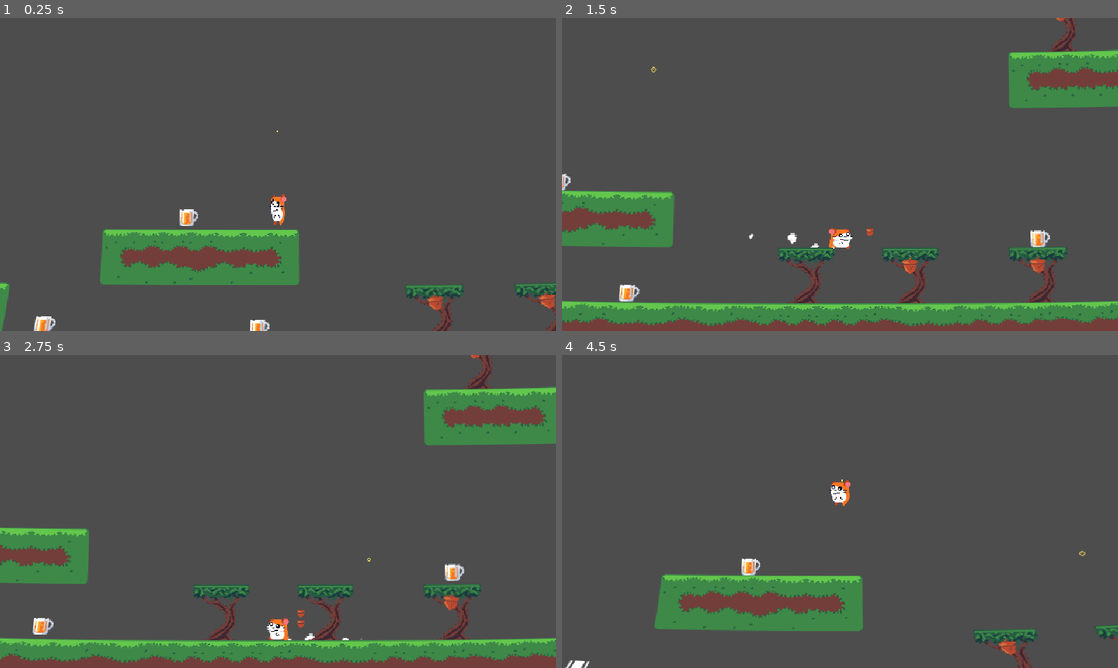
Above: before the commit, frames 1-4 (two rows, left to right).
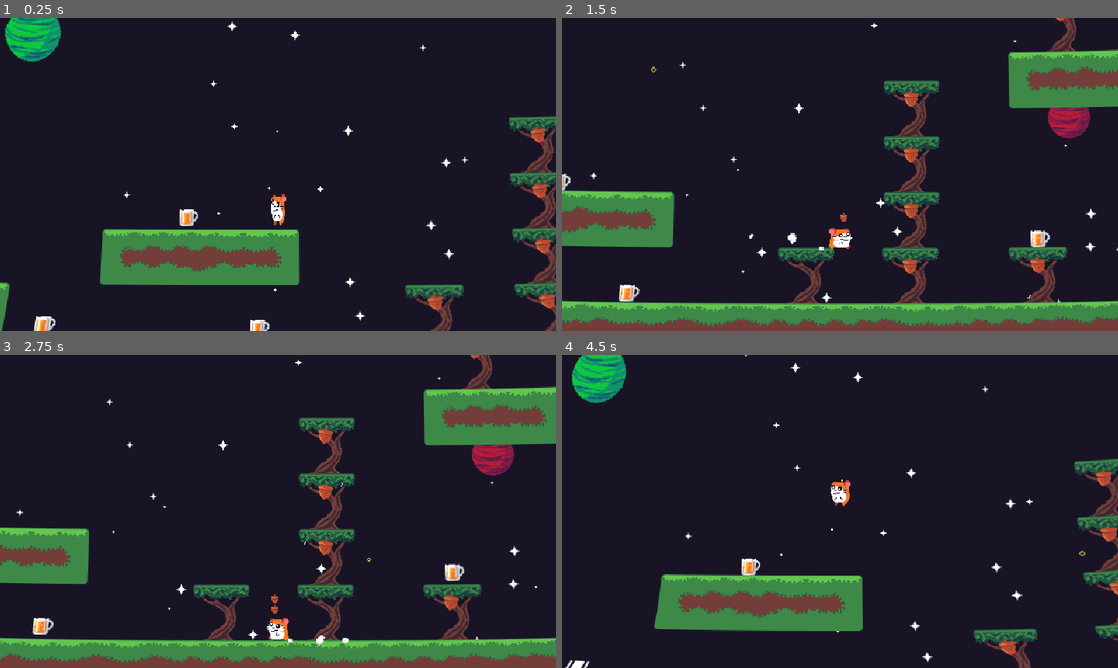
Above: after the commit, the same moments.

Repository: Codex112008/GMTK-2025-Game-Jam
Game: Godot game, scene res://Scenes/Game.tscn
Two runs of this game, one before a commit and one after it. Both use one fixed random seed, a clock stepped at 60 frames per second and the inputs below.
Inputs:
- Up to frame 1 (0.25 s): no input
- Up to frame 2 (1.5 s): hold D (right) from 0.53 s (still down); tap Space (jump) at 0.77 s
- Up to frame 3 (2.75 s): tap Space (jump) at 1.52 s; release D (right) at 2.03 s; hold A (left) from 2.03 s (still down)
- Up to frame 4 (4.5 s): release A (left) at 2.78 s; hold D (right) 2.78-4.28 s; tap Space (jump) at 3.02, 3.77 s; hold A (left) from 4.28 s (still down)

The runs differ from the first frame. In frame 1, 92% of the frame differs, in the area x 0-100%, y 0-100%; in frame 2, 81%; in frame 3, 81%; in frame 4, 92%.

Commit message:
background first pass

Diff:
--- a/Scenes/Game.tscn
+++ b/Scenes/Game.tscn
@@ -8,7 +8,17 @@
 [ext_resource type="Script" uid="uid://ct6kj2yoa2g00" path="res://Scripts/CameraFollow.gd" id="3_fgofq"]
 [ext_resource type="PackedScene" uid="uid://d3mqa3yxkbmot" path="res://Scenes/Player.tscn" id="3_j5yw3"]
 [ext_resource type="PackedScene" uid="uid://ixuxl7rgjg2u" path="res://Scenes/Tree.tscn" id="4_kldst"]
-[ext_resource type="Script" path="res://Scripts/MainTileMap.gd" id="6_7lihs"]
+[ext_resource type="Script" uid="uid://b5opwn1b3r0fj" path="res://Scripts/MainTileMap.gd" id="6_7lihs"]
+[ext_resource type="Texture2D" uid="uid://cp7cxs0ao8pah" path="res://Sprites/BG/BGmain.png" id="10_71axn"]
+[ext_resource type="Script" uid="uid://cxkj141c3q8gk" path="res://Scripts/GenerateStars.gd" id="10_acvyw"]
+[ext_resource type="Texture2D" uid="uid://hs7itxox02mv" path="res://Sprites/BG/Stars/star_large.png" id="11_8r6kd"]
+[ext_resource type="Texture2D" uid="uid://cdvuue7sxff2w" path="res://Sprites/BG/Planets/planets2.png" id="11_dahhg"]
+[ext_resource type="Texture2D" uid="uid://dmqbmxtq7ceu5" path="res://Sprites/BG/Stars/star_medium.png" id="12_tfod6"]
+[ext_resource type="Texture2D" uid="uid://bkw017d4vnjgw" path="res://Sprites/BG/Planets/planets3.png" id="12_wxwew"]
+[ext_resource type="Texture2D" uid="uid://curwduftwu1u4" path="res://Sprites/BG/Planets/planets4.png" id="13_acvyw"]
+[ext_resource type="Texture2D" uid="uid://dbow5kj34ww11" path="res://Sprites/BG/Stars/star_small.png" id="13_rajel"]
+[ext_resource type="Texture2D" uid="uid://cedc8lmp8c2ay" path="res://Sprites/BG/Planets/planets1.png" id="14_alh3a"]
+[ext_resource type="PackedScene" uid="uid://6w67bm40rsos" path="res://Scenes/Star.tscn" id="14_vvhu1"]
 
 [sub_resource type="ShaderMaterial" id="ShaderMaterial_gl6un"]
 resource_local_to_scene = true
@@ -42,7 +52,7 @@
 offset_bottom = 40.0
 script = ExtResource("2_2irst")
 player = NodePath("../../../Player")
-offset = Vector2(14, -24)
+offset = Vector2(-16, -40)
 nut_icon = ExtResource("3_bf53h")
 
 [node name="camera2d" type="Camera2D" parent="." node_paths=PackedStringArray("target", "level")]
@@ -52,6 +62,7 @@
 level = NodePath("../Environment/base_tile_map")
 
 [node name="Player" parent="." node_paths=PackedStringArray("curve_effect_rect", "camera", "instantiated_nodes") instance=ExtResource("3_j5yw3")]
+z_index = 1
 position = Vector2(-24, -119)
 collision_layer = 2
 curve_effect_rect = NodePath("../postproc_layer/curve_effect")
@@ -73,6 +84,15 @@
 
 [node name="Tree4" parent="Environment/Trees" instance=ExtResource("4_kldst")]
 position = Vector2(448, -224)
+
+[node name="Tree5" parent="Environment/Trees" instance=ExtResource("4_kldst")]
+position = Vector2(272, 0)
+
+[node name="Tree6" parent="Environment/Trees" instance=ExtResource("4_kldst")]
+position = Vector2(272, -64)
+
+[node name="Tree7" parent="Environment/Trees" instance=ExtResource("4_kldst")]
+position = Vector2(272, -128)
 
 [node name="Beers" type="Node2D" parent="Environment"]
 
@@ -102,3 +122,46 @@
 player = NodePath("../../Player")
 
 [node name="InstantiatedNodes" type="Node2D" parent="."]
+
+[node name="Background" type="CanvasLayer" parent="." node_paths=PackedStringArray("frontmost", "midground", "backmost")]
+script = ExtResource("10_acvyw")
+star_types = [ExtResource("11_8r6kd"), ExtResource("12_tfod6"), ExtResource("13_rajel")]
+star_scene = ExtResource("14_vvhu1")
+frontmost = NodePath("ParallaxBackground/Frontmost")
+midground = NodePath("ParallaxBackground/Midground")
+backmost = NodePath("ParallaxBackground/Backmost")
+
+[node name="ParallaxBackground" type="ParallaxBackground" parent="Background"]
+
+[node name="BGmain" type="Sprite2D" parent="Background/ParallaxBackground"]
+z_index = -2
+z_as_relative = false
+position = Vector2(320, 180)
+texture = ExtResource("10_71axn")
+
+[node name="Frontmost" type="ParallaxLayer" parent="Background/ParallaxBackground"]
+z_index = 1
+motion_scale = Vector2(0.8, 0.8)
+
+[node name="Planet1" type="Sprite2D" parent="Background/ParallaxBackground/Frontmost"]
+position = Vector2(-240, -200)
+texture = ExtResource("11_dahhg")
+
+[node name="Midground" type="ParallaxLayer" parent="Background/ParallaxBackground"]
+motion_scale = Vector2(0.6, 0.6)
+
+[node name="Planets3" type="Sprite2D" parent="Background/ParallaxBackground/Midground"]
+position = Vector2(264, -296)
+texture = ExtResource("12_wxwew")
+
+[node name="Planets4" type="Sprite2D" parent="Background/ParallaxBackground/Midground"]
+position = Vector2(504, -24)
+texture = ExtResource("13_acvyw")
+
+[node name="Backmost" type="ParallaxLayer" parent="Background/ParallaxBackground"]
+z_index = -1
+motion_scale = Vector2(0.5, 0.5)
+
+[node name="Planets1" type="Sprite2D" parent="Background/ParallaxBackground/Backmost"]
+position = Vector2(-384, -280)
+texture = ExtResource("14_alh3a")
--- a/Scenes/Player.tscn
+++ b/Scenes/Player.tscn
@@ -195,7 +195,7 @@
 [node name="Timers" type="Node2D" parent="."]
 
 [node name="CoyoteTimer" type="Timer" parent="Timers"]
-wait_time = 0.2
+wait_time = 0.1
 one_shot = true
 
 [node name="JumpBufferTimer" type="Timer" parent="Timers"]
@@ -228,6 +228,7 @@
 [node name="JumpParticles" type="CPUParticles2D" parent="Particles"]
 material = SubResource("CanvasItemMaterial_qidb7")
 emitting = false
+amount = 4
 texture = ExtResource("23_i2e8t")
 lifetime = 0.6
 one_shot = true
@@ -268,7 +269,7 @@
 [node name="RunParticles" type="CPUParticles2D" parent="Particles"]
 material = SubResource("CanvasItemMaterial_i2e8t")
 emitting = false
-amount = 6
+amount = 4
 texture = ExtResource("23_i2e8t")
 speed_scale = 2.0
 gravity = Vector2(0, 0)
--- /dev/null
+++ b/Scenes/Star.tscn
@@ -0,0 +1,4 @@
+[gd_scene format=3 uid="uid://6w67bm40rsos"]
+
+[node name="Star" type="Sprite2D"]
+z_as_relative = false
--- /dev/null
+++ b/Scripts/GenerateStars.gd
@@ -0,0 +1,38 @@
+extends CanvasLayer
+
+@export var star_types : Array = []
+
+@export var star_scene : PackedScene
+
+@export var foreground_stars : int = 15
+@export var midground_stars : int = 25
+@export var background_stars : int = 50
+
+@export_group("References")
+@export var frontmost : ParallaxLayer
+@export var midground : ParallaxLayer
+@export var backmost : ParallaxLayer
+
+var ran : RandomNumberGenerator = RandomNumberGenerator.new()
+
+func _ready() -> void:
+	for i in range(0, foreground_stars):
+		var new_star = create_star()
+		frontmost.add_child(new_star)
+
+	for i in range(0, midground_stars):
+		var new_star = create_star()
+		midground.add_child(new_star)
+
+	for i in range(0, background_stars):
+		var new_star = create_star()
+		backmost.add_child(new_star)
+
+
+func create_star() -> Sprite2D:
+	var new_star : Sprite2D = star_scene.instantiate()
+	new_star.texture = star_types.pick_random()
+	new_star.position = Vector2(ran.randi_range(-640, 640), ran.randi_range(-360, 360))
+	new_star.z_index = -1
+
+	return new_star
--- a/Scripts/MainTileMap.gd
+++ b/Scripts/MainTileMap.gd
@@ -3,14 +3,22 @@
 @export var tilemap_parent : Node2D
 @export var player : PlayerController
 
+# @export_group("Background")
+# @export var parallax_background : ParallaxBackground
+# @export var parallax_parent : CanvasLayer
+
 var camera : Camera2D
 var left_tilemap_clone : TileMapLayer
 var right_tilemap_clone : TileMapLayer
+
+# var left_parallax_clone : ParallaxBackground
+# var right_parallax_clone : ParallaxBackground
 
 # Called when the node enters the scene tree for the first time.
 func _ready():
 	camera = player.get_child(-1) as Camera2D
 
+	# duplicate level
 	left_tilemap_clone = duplicate()
 	left_tilemap_clone.position.x -= get_rect_world_pos_x()
 	left_tilemap_clone.set_script(null)
@@ -20,6 +28,17 @@
 	right_tilemap_clone.position.x += get_rect_world_pos_x()
 	right_tilemap_clone.set_script(null)
 	tilemap_parent.add_child(right_tilemap_clone)
+
+	# duplicate background
+	# left_parallax_clone = parallax_background.duplicate()
+	# left_parallax_clone.offset.x -= get_rect_world_pos_x()
+	# parallax_parent.add_child(left_parallax_clone)
+
+	# right_parallax_clone = parallax_background.duplicate()
+	# right_parallax_clone.offset.x += get_rect_world_pos_x()
+	# parallax_parent.add_child(right_parallax_clone)
+
+	# print(parallax_parent.get_children())
 
 
 # Called every frame. 'delta' is the elapsed time since the previous frame.
--- a/project.godot
+++ b/project.godot
@@ -44,6 +44,7 @@
 "deadzone": 0.2,
 "events": [Object(InputEventKey,"resource_local_to_scene":false,"resource_name":"","device":-1,"window_id":0,"alt_press …(191 unchanged characters)…
 , Object(InputEventJoypadButton,"resource_local_to_scene":false,"resource_name":"","device":-1,"button_index":0,"pressure":0.0,"pressed":false,"script":null)
+, Object(InputEventKey,"resource_local_to_scene":false,"resource_name":"","device":-1,"window_id":0,"alt_pressed":false,"shift_pressed":false,"ctrl_pressed":false,"meta_pressed":false,"pressed":false,"keycode":0,"physical_keycode":90,"key_label":0,"unicode":122,"location":0,"echo":false,"script":null)
 ]
 }
 left={
Not shown: 1 places in Scenes/Game.tscn that only renumber resources
Not shown, added: Scripts/GenerateStars.gd.uid
Binary file added: Sprites/BG/BGmain.png
Not shown, added: Sprites/BG/BGmain.png.import
Binary file added: Sprites/BG/Planets/planets1.png
Not shown, added: Sprites/BG/Planets/planets1.png.import
Binary file added: Sprites/BG/Planets/planets2.png
Not shown, added: Sprites/BG/Planets/planets2.png.import
Binary file added: Sprites/BG/Planets/planets3.png
Not shown, added: Sprites/BG/Planets/planets3.png.import
Binary file added: Sprites/BG/Planets/planets4.png
Not shown, added: Sprites/BG/Planets/planets4.png.import
(and 8 more such lines)
